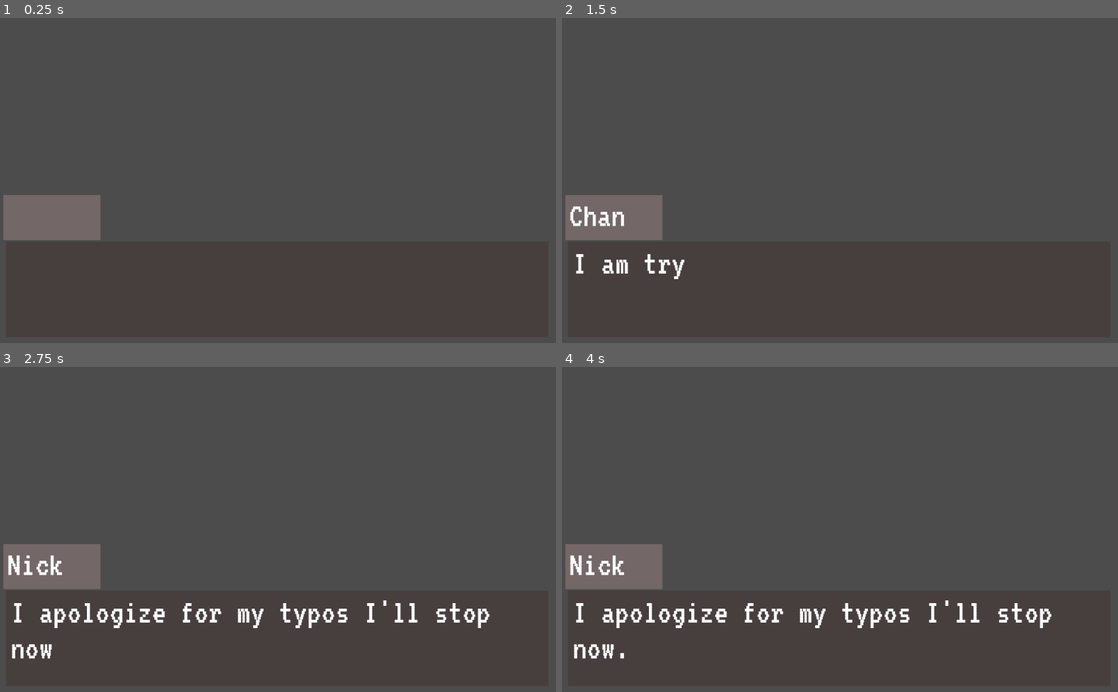
Above: before the commit, frames 1-4 (two rows, left to right).
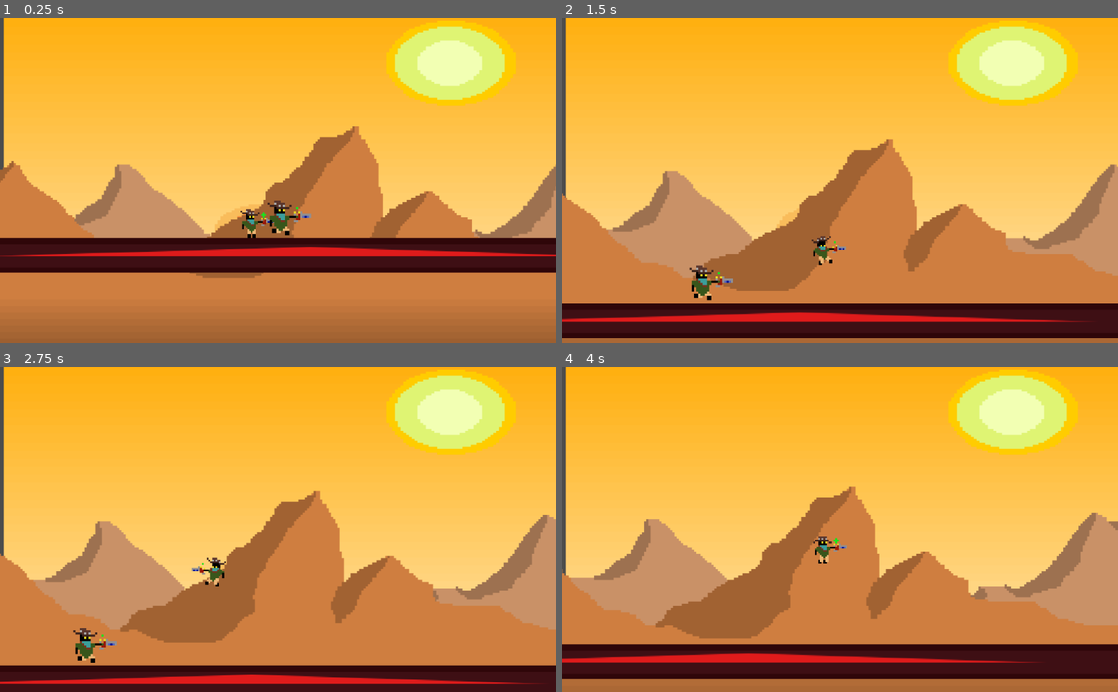
Above: after the commit, the same moments.

Repository: ChanTheMan9797/Vimm-Platformer
Game: Godot game, scene res://World.tscn
Two runs of this game, one before a commit and one after it. Both use one fixed random seed, a clock stepped at 60 frames per second and the inputs below. Before the commit the project starts from res://TextBoxTest.tscn. The engine's default icon, where the game draws it, is replaced by a stand-in: a white triangle on a blue panel in a dark square.
Inputs:
- Up to frame 1 (0.25 s): no input
- Up to frame 2 (1.5 s): hold Right (ui_right) from 0.53 s (still down); tap Space (space) at 0.6, 1.35 s; tap Up (ui_up) at 0.77 s
- Up to frame 3 (2.75 s): tap Up (ui_up) at 1.52 s; release Right (ui_right) at 2.03 s; hold Left (ui_left) from 2.03 s (still down); tap Space (space) at 2.1 s
- Up to frame 4 (4 s): release Left (ui_left) at 2.78 s; hold Right (ui_right) from 2.78 s (still down); tap Space (space) at 2.85, 3.6 s; tap Up (ui_up) at 3.02, 3.77 s

The runs differ from the first frame. In frame 1, 100% of the frame differs, in the area x 0-100%, y 0-100%; in frame 2, 100%; in frame 3, 100%; in frame 4, 100%.
Error before the commit: Invalid get index '3' (on base: 'Array'). (res://Node2D.gd:18)

Commit message:
Fixed Settings

Diff:
--- a/project.godot
+++ b/project.godot
@@ -16,7 +16,7 @@
 [application]
 
 config/name="Mini 2D Platformer"
-run/main_scene="res://TextBoxTest.tscn"
+run/main_scene="res://World.tscn"
 config/icon="res://icon.png"
 
 [input]
